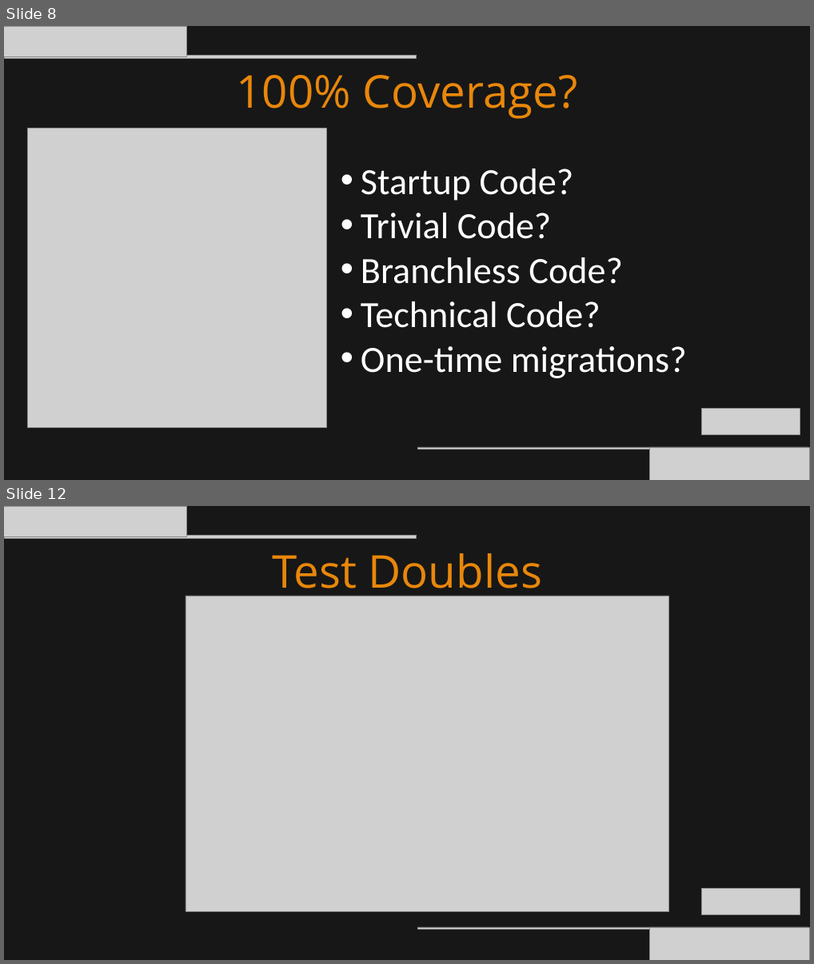
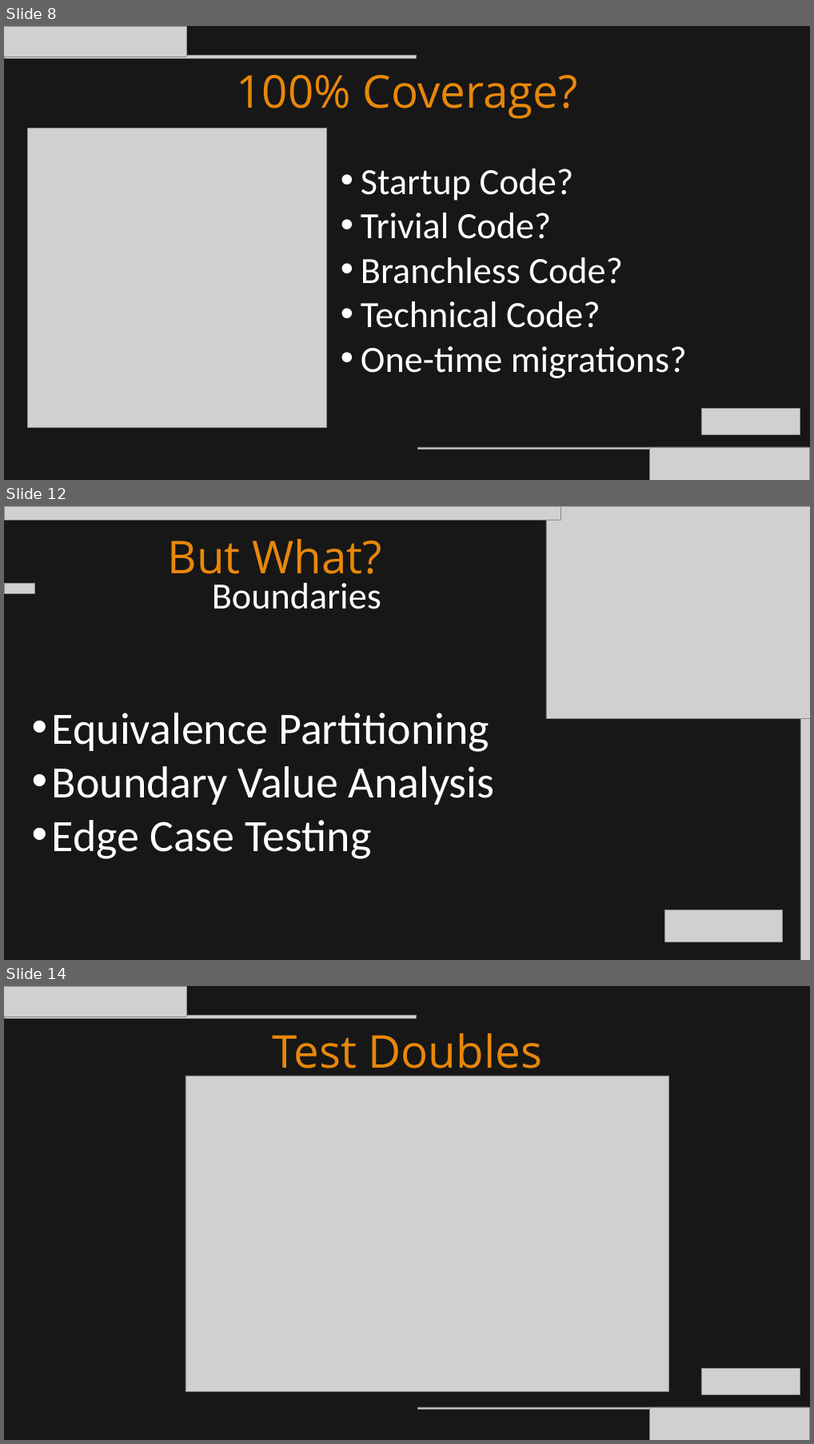
Before and after one commit to itenium-be/UnitTesting, a slide deck: UnitTesting-New.pptx. Shown one above the other, each under a label of ours: slides 8 and 12 before the commit, slides 8, 12 and 14 after it; the slides between them are not shown. The pictures are 814x964 and 814x1444 pixels, drawn with LibreOffice and Linux fonts; fonts in the diff are those of the drawing; grey boxes stand for pictures. Boxes give left, top, right and bottom in pixels: in the first picture for what was removed or moved away, otherwise in the second. Text is boxed around its words. In the diff, an @@ line names an element or a change of style, - is before the commit and + after.

```diff
--- a/UnitTesting-New.pptx
+++ b/UnitTesting-New.pptx
@@ slide 12 added at [4, 506, 810, 960], background #171717 @@
@@ picture added at [4, 506, 562, 520] @@
@@ picture added at [546, 506, 810, 718] @@
@@ picture added at [598, 513, 782, 697] @@
@@ text added at [168, 539, 382, 585], 80.7 pt, text #E8870A @@
+But What?
@@ picture added at [4, 583, 34, 594] @@
@@ text added at [212, 583, 382, 609], 66 pt, text #FFFFFF @@
+Boundaries
@@ picture added at [801, 660, 810, 960] @@
@@ text added at [52, 712, 495, 859], 80 pt, text #FFFFFF @@
+• Equivalence Partitioning
+• Boundary Value Analysis
+• Edge Case Testing
@@ picture added at [666, 910, 782, 941] @@
@@ what was slide 12 is now slide 14 @@
```
Also in this commit, not shown: 9 slides changed, 5 other slides added.
